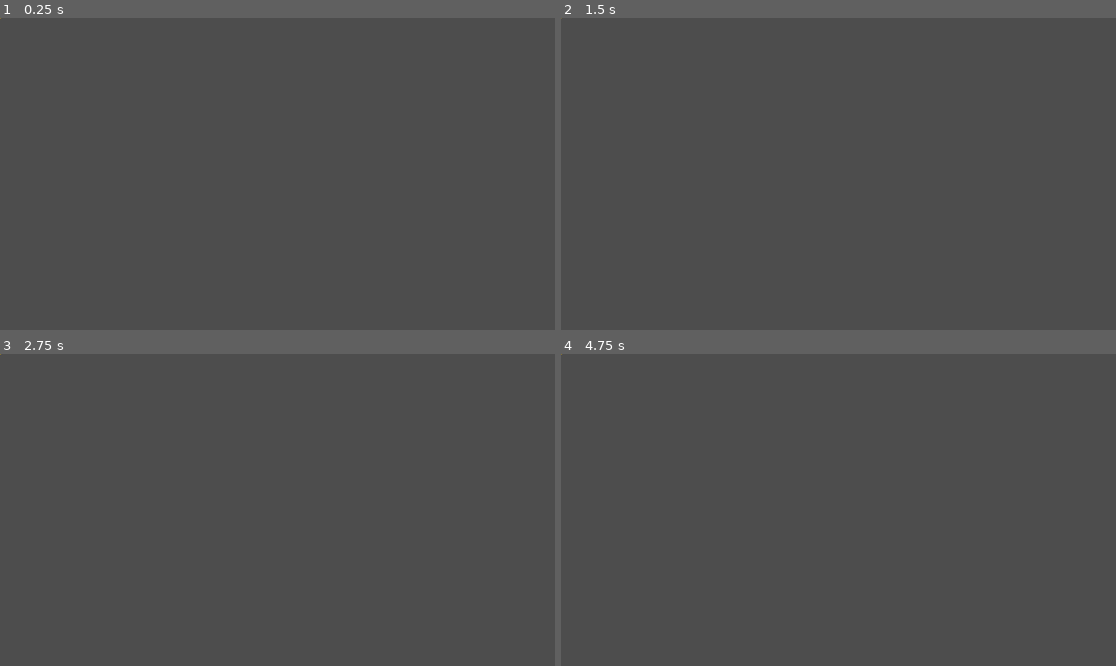
Above: before the commit, frames 1-4 (two rows, left to right).
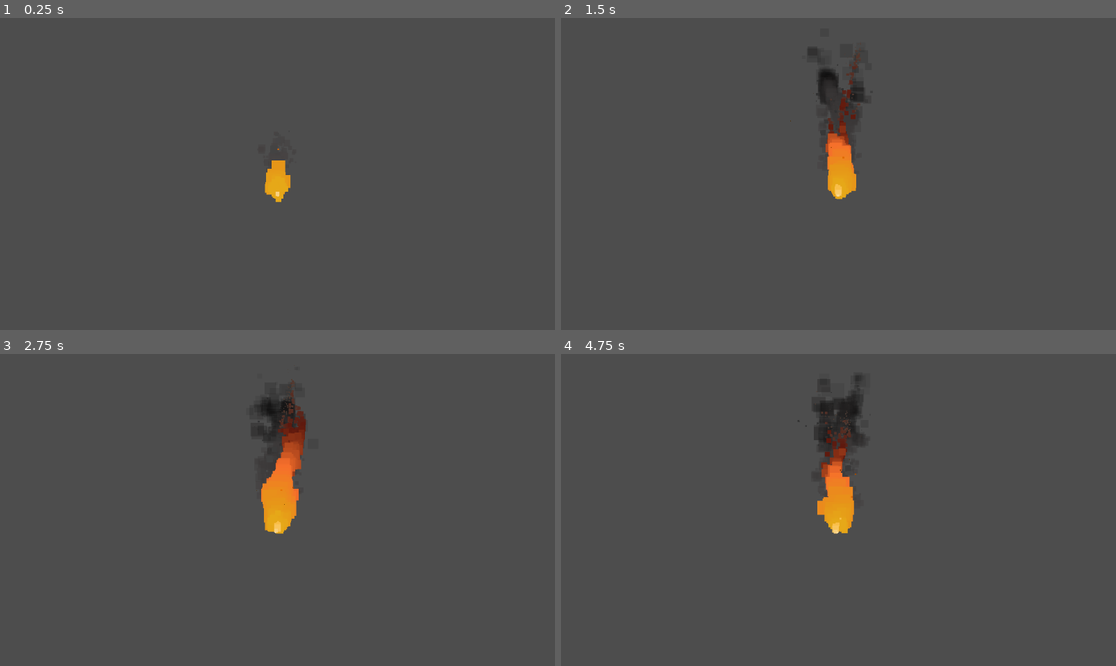
Above: after the commit, the same moments.

Repository: marie-bisbo/PlebJam
Game: Godot game, scene res://Art/Fire/fire.tscn
Two runs of this game, one before a commit and one after it. Both use one fixed random seed, a clock stepped at 60 frames per second and the inputs below. Before the commit the project has no main scene; this scene is started directly in both runs.
Inputs (mouse positions are in pixels of both pictures, inside the frame that each line leads up to):
- Up to frame 1 (0.25 s): no input
- Up to frame 2 (1.5 s): move the mouse to (960, 158) at 0.52 s; hold D (move_right) from 0.53 s (still down); click (960, 158) at 0.6 s; tap Space (jump) at 0.77 s; move the mouse to (727, 189) at 1.27 s; click (727, 189) at 1.35 s
- Up to frame 3 (2.75 s): tap Space (jump) at 1.52 s; move the mouse to (333, 441) at 2.02 s; release D (move_right) at 2.03 s; hold A (move_left) from 2.03 s (still down); click (333, 441) at 2.1 s
- Up to frame 4 (4.75 s): move the mouse to (810, 572) at 2.77 s; release A (move_left) at 2.78 s; hold D (move_right) 2.78-4.28 s; click (810, 572) at 2.85 s; tap Space (jump) at 3.02, 3.77, 4.52 s; move the mouse to (1005, 556) at 3.52 s; click (1005, 556) at 3.6 s; move the mouse to (672, 463) at 4.27 s; hold A (move_left) from 4.28 s (still down); click (672, 463) at 4.35 s

The runs differ from the first frame. In frame 1, 0.4% of the frame differs, in the area x 0-53%, y 0-60%; in frame 2, 1.8%; in frame 3, 2.5%, in the area x 0-56%, y 0-58%; in frame 4, 2.4%.

Commit message:
fire
Updated Fire

Diff:
--- a/Art/Fire/fire.tscn
+++ b/Art/Fire/fire.tscn
@@ -1,39 +1,191 @@
-[gd_scene load_steps=6 format=3 uid="uid://f4llduwqkanf"]
+[gd_scene load_steps=27 format=3 uid="uid://f4llduwqkanf"]
+
+[sub_resource type="Gradient" id="Gradient_8yk7n"]
+offsets = PackedFloat32Array(0, 0.286885, 0.508197, 0.622951, 0.836066, 1)
+colors = PackedColorArray(0.28, 0.266, 0.266, 0.635294, 0.24, 0.228, 0.228, 0.427451, 0.23, 0.2185, 0.2185, 0.364706, 0.23, 0.2185, 0.2185, 0.34902, 0.06, 0.057, 0.057, 0.266667, 0, 0, 0, 0.0352941)
+
+[sub_resource type="GradientTexture1D" id="GradientTexture1D_cxngd"]
+gradient = SubResource("Gradient_8yk7n")
+
+[sub_resource type="Curve" id="Curve_s5ffh"]
+max_value = 1.5
+_data = [Vector2(0, 0.692308), 0.0, 0.0, 0, 0, Vector2(0.966667, 1.41758), 0.0, 0.0, 0, 0]
+point_count = 2
+
+[sub_resource type="CurveTexture" id="CurveTexture_g2dpi"]
+curve = SubResource("Curve_s5ffh")
+
+[sub_resource type="Curve" id="Curve_ra0fi"]
+_data = [Vector2(0, 1), 0.0, 0.0, 0, 0, Vector2(0.981481, 0.428571), 0.0, 0.0, 0, 0]
+point_count = 2
+
+[sub_resource type="CurveTexture" id="CurveTexture_4r4ik"]
+curve = SubResource("Curve_ra0fi")
+
+[sub_resource type="ParticleProcessMaterial" id="ParticleProcessMaterial_jic0x"]
+particle_flag_disable_z = true
+emission_shape = 1
+emission_sphere_radius = 3.0
+gravity = Vector3(0, -50, 0)
+scale_min = 0.0
+scale_max = 1.5
+scale_curve = SubResource("CurveTexture_g2dpi")
+color_ramp = SubResource("GradientTexture1D_cxngd")
+turbulence_enabled = true
+turbulence_noise_scale = 2.474
+turbulence_noise_speed_random = 2.52
+turbulence_influence_min = 0.106
+turbulence_influence_max = 0.138
+turbulence_initial_displacement_min = -7.0
+turbulence_initial_displacement_max = -3.0
+turbulence_influence_over_life = SubResource("CurveTexture_4r4ik")
+
+[sub_resource type="Curve" id="Curve_2g6e1"]
+max_value = 3.0
+_data = [Vector2(0.0224719, 0.362638), 0.0, 0.0, 0, 0, Vector2(0.983146, 0.0989013), 0.0, 0.0, 0, 0]
+point_count = 2
+
+[sub_resource type="Gradient" id="Gradient_cxwge"]
+offsets = PackedFloat32Array(0, 0.22, 0.506667, 0.726667, 1)
+colors = PackedColorArray(0.282763, 0.280851, 0.280851, 1, 0.249155, 0.247664, 0.247664, 1, 0.205363, 0.20442, 0.20442, 1, 0.17, 0.17, 0.17, 0.807843, 0.13, 0.13, 0.13, 0.596078)
 
 [sub_resource type="Gradient" id="Gradient_7gg0n"]
-offsets = PackedFloat32Array(0, 0.5, 1)
-colors = PackedColorArray(0.764758, 0.630125, 0.0655242, 1, 0.968418, 0.436799, 0.172137, 1, 0.15, 0.15, 0.15, 0.701961)
+offsets = PackedFloat32Array(0.0245902, 0.196721, 0.311475, 0.467213, 0.721311, 0.868852, 0.97541)
+colors = PackedColorArray(0.905365, 0.660949, 0.0944654, 1, 0.905365, 0.594037, 0.0944654, 1, 0.919285, 0.551533, 0.111614, 1, 0.968418, 0.436799, 0.172137, 1, 0.371015, 0.095734, 0.0513084, 0.972549, 0.324087, 0.248574, 0.210818, 0.864137, 0.3, 0.256, 0.234, 0.8)
 
 [sub_resource type="GradientTexture1D" id="GradientTexture1D_ircdc"]
 gradient = SubResource("Gradient_7gg0n")
 
 [sub_resource type="Curve" id="Curve_tcr5m"]
-_data = [Vector2(0, 1), 0.0, 0.0, 0, 0, Vector2(1, 0), 0.0, 0.0, 0, 0]
-point_count = 2
+max_value = 2.0
+_data = [Vector2(0.00666666, 0.769231), 0.0, 0.0, 0, 0, Vector2(0.26, 2), 0.0, 0.0, 0, 0, Vector2(1, 0), 0.0, 0.0, 0, 0]
+point_count = 3
 
 [sub_resource type="CurveTexture" id="CurveTexture_ney1i"]
 curve = SubResource("Curve_tcr5m")
+
+[sub_resource type="Curve" id="Curve_k8pfc"]
+_data = [Vector2(0, 1), 0.0, 0.0, 0, 0, Vector2(1, 0.340659), 0.0, 0.0, 0, 0]
+point_count = 2
+
+[sub_resource type="CurveTexture" id="CurveTexture_n3kte"]
+curve = SubResource("Curve_k8pfc")
 
 [sub_resource type="ParticleProcessMaterial" id="ParticleProcessMaterial_l084o"]
 particle_flag_disable_z = true
 emission_shape = 1
 emission_sphere_radius = 1.0
-angular_velocity_min = -1.60933e-05
-angular_velocity_max = 0.999984
-orbit_velocity_min = 9.49949e-08
-orbit_velocity_max = 9.49949e-08
-radial_velocity_min = -2.23517e-05
-radial_velocity_max = 0.999978
 gravity = Vector3(0, -98, 0)
-scale_min = 2.0
-scale_max = 2.0
+damping_min = 26.881
+damping_max = 26.881
 scale_curve = SubResource("CurveTexture_ney1i")
 color_ramp = SubResource("GradientTexture1D_ircdc")
 turbulence_enabled = true
-turbulence_noise_scale = 5.0
+turbulence_noise_scale = 4.474
+turbulence_noise_speed_random = 2.23
+turbulence_influence_min = 0.106
+turbulence_influence_max = 0.138
+turbulence_initial_displacement_min = -7.0
+turbulence_initial_displacement_max = -3.0
+turbulence_influence_over_life = SubResource("CurveTexture_n3kte")
+
+[sub_resource type="Gradient" id="Gradient_o1dgc"]
+offsets = PackedFloat32Array(0.0327869, 0.303279, 0.467213, 0.598361, 0.778689, 0.942623)
+colors = PackedColorArray(1, 0.499716, 0.03, 1, 0.676505, 0.298533, 0.0134723, 1, 0.479634, 0.273131, 0.00639734, 1, 0.357438, 0.203546, 0.0047675, 1, 0.29, 0.16559, 0.0029, 0.866667, 0.26, 0.187893, 0.0936, 0.807843)
+
+[sub_resource type="GradientTexture1D" id="GradientTexture1D_ik4km"]
+gradient = SubResource("Gradient_o1dgc")
+
+[sub_resource type="Curve" id="Curve_h5rnn"]
+min_value = 0.1
+max_value = 0.3
+_data = [Vector2(0, 1), 0.0, 0.0, 0, 0, Vector2(0.99999, 0.368132), 0.0, 0.0, 0, 0, Vector2(1, 1), 0.0, 0.0, 0, 0]
+point_count = 3
+
+[sub_resource type="CurveTexture" id="CurveTexture_jvqfr"]
+curve = SubResource("Curve_h5rnn")
+
+[sub_resource type="ParticleProcessMaterial" id="ParticleProcessMaterial_oscj0"]
+particle_flag_disable_z = true
+emission_shape = 1
+emission_sphere_radius = 1.0
+radial_velocity_min = -2.23517e-05
+radial_velocity_max = 11.0
+gravity = Vector3(0, -98, 0)
+scale_min = 0.1
+scale_max = 0.3
+scale_curve = SubResource("CurveTexture_jvqfr")
+color_ramp = SubResource("GradientTexture1D_ik4km")
+turbulence_enabled = true
+
+[sub_resource type="Gradient" id="Gradient_qjq7t"]
+offsets = PackedFloat32Array(0, 0.491803)
+colors = PackedColorArray(0.98, 0.885267, 0.6958, 1, 0.98, 0.748067, 0.2842, 1)
+
+[sub_resource type="GradientTexture1D" id="GradientTexture1D_140wc"]
+gradient = SubResource("Gradient_qjq7t")
+
+[sub_resource type="Curve" id="Curve_twk2t"]
+_data = [Vector2(0.02, 0.131868), 0.0, 0.0, 0, 0, Vector2(0.46, 1), 0.0, 0.0, 0, 0, Vector2(0.94, 0.241758), 0.0, 0.0, 0, 0]
+point_count = 3
+
+[sub_resource type="CurveTexture" id="CurveTexture_j5xc4"]
+curve = SubResource("Curve_twk2t")
+
+[sub_resource type="ParticleProcessMaterial" id="ParticleProcessMaterial_umbvb"]
+particle_flag_disable_z = true
+emission_shape = 5
+emission_point_count = 1
+gravity = Vector3(0, -10, 0)
+scale_curve = SubResource("CurveTexture_j5xc4")
+color_ramp = SubResource("GradientTexture1D_140wc")
+turbulence_enabled = true
+turbulence_noise_scale = 3.421
+turbulence_initial_displacement_min = -5.0
+turbulence_initial_displacement_max = -2.0
 
 [node name="Fire" type="Node2D"]
 
-[node name="GPUParticles2D" type="GPUParticles2D" parent="."]
-amount = 50
+[node name="Camera2D" type="Camera2D" parent="."]
+position = Vector2(0, -3)
+scale = Vector2(1.03655, 1)
+zoom = Vector2(15, 15)
+
+[node name="Smoke" type="GPUParticles2D" parent="."]
+position = Vector2(0, -5)
+amount = 600
+process_material = SubResource("ParticleProcessMaterial_jic0x")
+lifetime = 1.2
+speed_scale = 0.8
+
+[node name="Smoke ashess" type="CPUParticles2D" parent="Smoke"]
+position = Vector2(0, -3)
+amount = 30
+lifetime = 1.5
+emission_shape = 1
+emission_sphere_radius = 2.0
+gravity = Vector2(0, -10)
+angular_velocity_max = 10.0
+orbit_velocity_max = 0.2
+scale_amount_min = 0.0
+scale_amount_max = 3.0
+scale_amount_curve = SubResource("Curve_2g6e1")
+color_ramp = SubResource("Gradient_cxwge")
+
+[node name="Fire" type="GPUParticles2D" parent="."]
+position = Vector2(0, -1)
+amount = 800
 process_material = SubResource("ParticleProcessMaterial_l084o")
+speed_scale = 0.9
+
+[node name="Glowing Ash" type="GPUParticles2D" parent="Fire"]
+position = Vector2(0, -4)
+amount = 5
+process_material = SubResource("ParticleProcessMaterial_oscj0")
+lifetime = 0.8
+speed_scale = 0.5
+
+[node name="Small white Flame" type="GPUParticles2D" parent="Fire"]
+position = Vector2(0, 1)
+amount = 6
+process_material = SubResource("ParticleProcessMaterial_umbvb")
--- a/project.godot
+++ b/project.godot
@@ -11,6 +11,7 @@
 [application]
 
 config/name="PlebJam"
+run/main_scene="res://Art/Fire/fire.tscn"
 config/features=PackedStringArray("4.3", "Forward Plus")
 config/icon="res://icon.svg"
 
